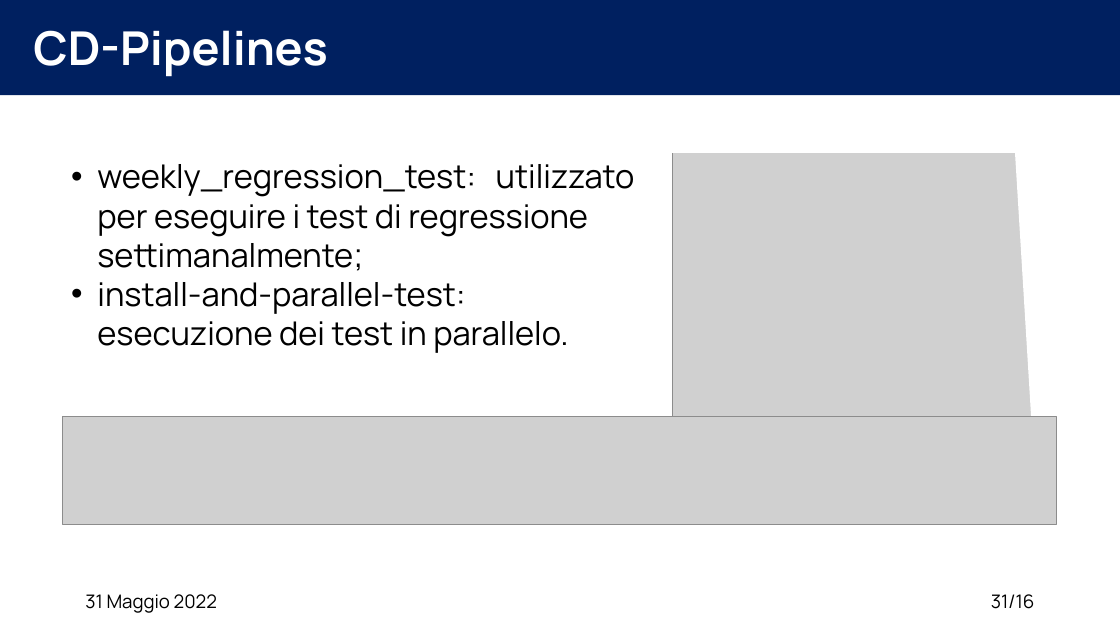
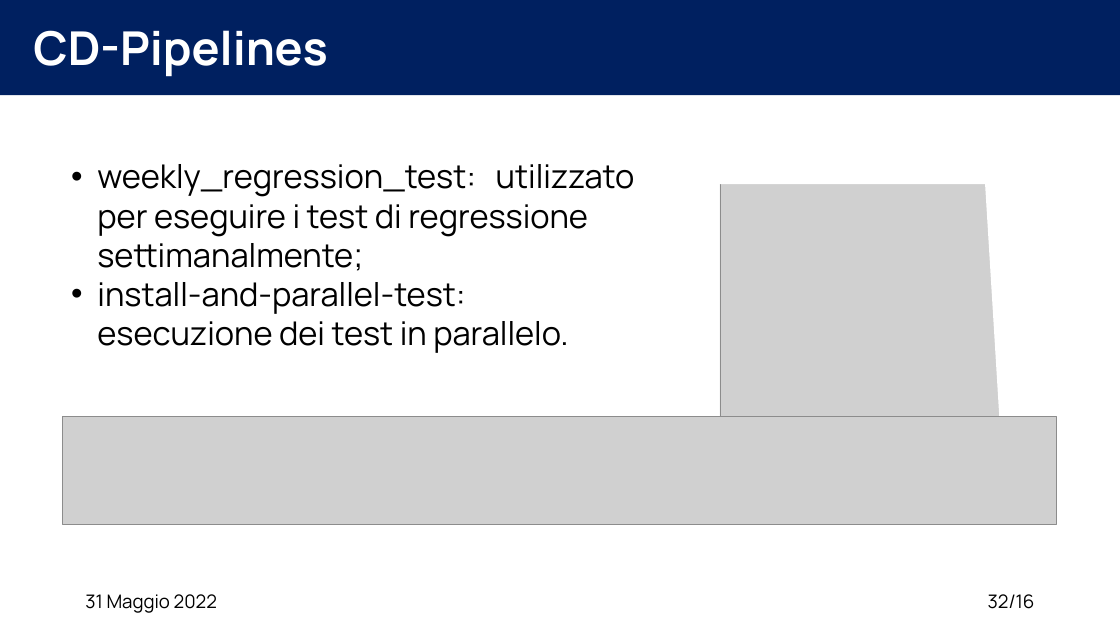
Before and after one commit to XidaZ3/MTSSAssignment3, a slide deck: slide 32 of MTSSAssignment3.pptx (slide 31 before the commit). Drawn at 1120x630 pixels with LibreOffice and Linux fonts; fonts in the diff are those of the drawing; grey boxes stand for pictures. Boxes give left, top, right and bottom in pixels: in the first picture for what was removed or moved away, otherwise in the second. Text is boxed around its words. In the diff, an @@ line names an element or a change of style, - is before the commit and + after.

```diff
--- a/MTSSAssignment3.pptx
+++ b/MTSSAssignment3.pptx
@@ rectangle: place and size @@
-rectangle at <box>231,58,1120,153</box>
+rectangle at <box>231,89,1120,184</box>
@@ rectangle: place and size @@
-rectangle at <box>1014,121,1120,630</box>
+rectangle at <box>982,125,1102,531</box>
@@ picture: place and size @@
-picture at <box>672,73,1077,441</box>
+picture at <box>720,159,1007,418</box>
@@ page number at <box>988,594,1035,609</box>: text changed @@
-31/16
+32/16
```
Also in this commit, not shown: 12 other slides changed, 1 slide added, 4 other files.
